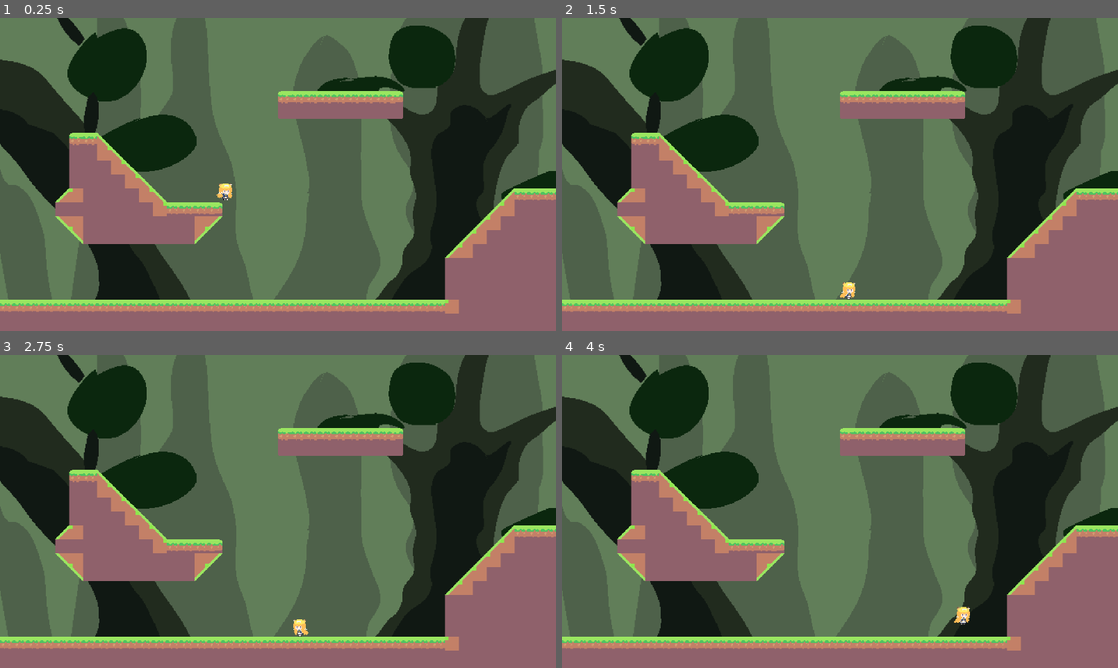
Above: before the commit, frames 1-4 (two rows, left to right).
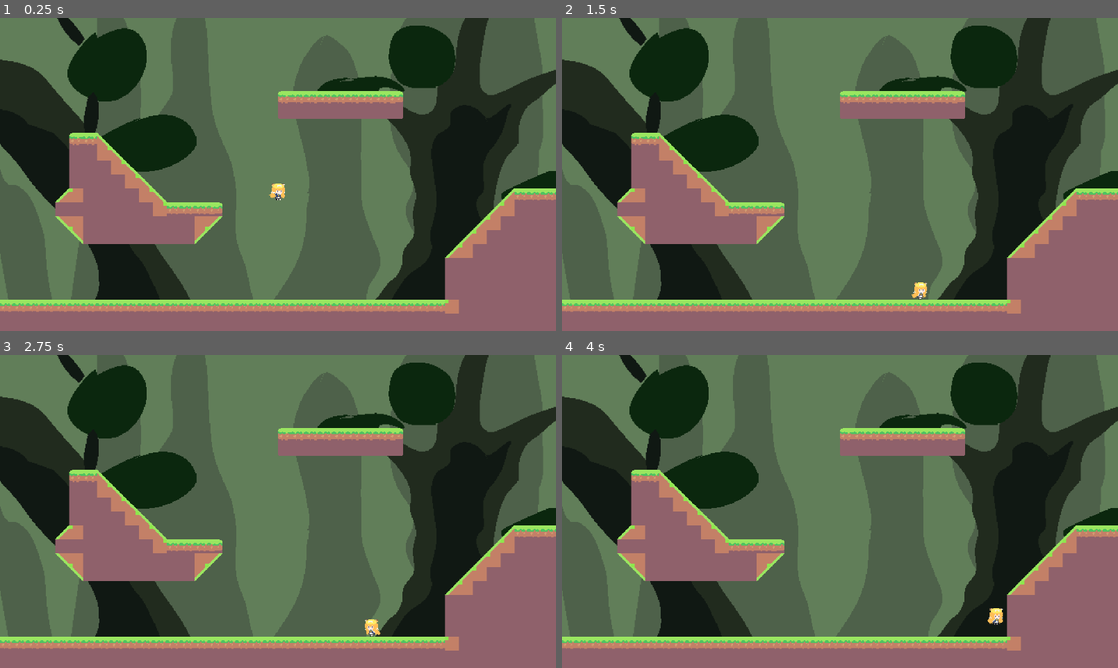
Above: after the commit, the same moments.

Repository: FluffyLuffie/JumpRegu
Game: Godot game, scene res://scenes/GameWorld.tscn
The game is run twice, just before and just after one commit, with the same random seed, the same clock (stepped at 60 frames per second) and the same inputs.
Inputs:
- Up to frame 1 (0.25 s): no input
- Up to frame 2 (1.5 s): hold D (right) from 0.53 s (still down); tap Space (jump) at 0.77 s
- Up to frame 3 (2.75 s): tap Space (jump) at 1.52 s; release D (right) at 2.03 s; hold A (left) from 2.03 s (still down)
- Up to frame 4 (4 s): release A (left) at 2.78 s; hold D (right) from 2.78 s (still down); tap Space (jump) at 3.02, 3.77 s

The runs differ from the first frame. In frame 1, 0.2% of the frame differs, in the area x 38-52%, y 52-59%; in frame 2, 0.2%; in frame 3, 0.2%; in frame 4, 0.2%, in the area x 70-80%, y 80-87%.

Commit message:
slippery slopes

Diff:
--- a/scenes/GameWorld.tscn
+++ b/scenes/GameWorld.tscn
@@ -34,7 +34,6 @@
 [node name="1_0" parent="ViewportContainer/Viewport" instance=ExtResource( 2 )]
 
 [node name="Regu" parent="ViewportContainer/Viewport" instance=ExtResource( 1 )]
-position = Vector2( -60.997, 0 )
 
 [node name="SettingsUI" type="Control" parent="."]
 pause_mode = 2
--- a/scripts/Regu.gd
+++ b/scripts/Regu.gd
@@ -19,7 +19,6 @@
 var velocity:Vector2 = Vector2()
 var jump_charging:bool = false
 var jump_charge:int = 0
-var sliding:bool = false
 
 var state = State.idle
 var animation_timer:float = 0.0
@@ -36,14 +35,14 @@
 func _physics_process(delta):
 	# warning-ignore:return_value_discarded
 	var next_velocity: Vector2 = move_and_slide(velocity, Vector2.UP)
+	var last_col: KinematicCollision2D = get_last_slide_collision()
 
 	if Input.is_action_just_pressed("jump"):
 		jump_charging = true
 
-	sliding = false
-	if is_on_floor():
+	if last_col:
 		#if on flat ground
-		if get_floor_normal().x == 0.0:
+		if last_col.normal.y == -1.0:
 			#if falling fast, splat
 			if state == State.fall or state == State.stun:
 				if falling_frames >= fall_splat_frames:
@@ -51,6 +50,7 @@
 					state = State.splat
 				else:
 					soundLand.play()
+			falling_frames = 0
 
 			velocity = Vector2()
 			if jump_charging and Input.is_action_pressed("jump"):
@@ -83,29 +83,30 @@
 				sprite.flip_h = false
 			elif velocity.x < 0.0:
 				sprite.flip_h = true
+		# if wall hit in air
+		elif last_col.normal.y == 0.0 and velocity.x != 0.0 and not is_on_floor():
+			soundBump.play()
+			state = State.stun
+			velocity.x = -velocity.x / 2.0
+			print(last_col.normal)
+		#if ceiling
+		elif is_on_ceiling() and velocity.y < 0.0:
+			soundBump.play()
+			velocity.y = -velocity.y / 2.0
 		#if on slope
-		else:
-			sliding = true
+		elif last_col.normal.y != 0.0:
 			state = State.stun
-			velocity.y = min(next_velocity.y + GameStates.gravity * delta / 2.0, terminal_velocity / 2.0)
+			falling_frames = 0
+
+			velocity.y = min(next_velocity.y + GameStates.gravity * delta / 3.0, terminal_velocity / 3.0)
 			#if slide right
 			if get_floor_normal().x > 0.0:
-				velocity.x = min(next_velocity.x + GameStates.gravity * delta / 2.0, terminal_velocity / 2.0)
+				velocity.x = min(next_velocity.x + GameStates.gravity * delta / 3.0, terminal_velocity / 3.0)
 			else:
-				velocity.x = max(next_velocity.x - GameStates.gravity * delta / 2.0, -terminal_velocity / 2.0)
-
-		falling_frames = 0
+				velocity.x = max(next_velocity.x - GameStates.gravity * delta / 3.0, -terminal_velocity / 3.0)
 
 	else:
 		jump_charge = 0
-
-		if is_on_wall() and velocity.x != 0.0:
-			soundBump.play()
-			state = State.stun
-			velocity.x = -velocity.x / 2.0
-		elif is_on_ceiling() and velocity.y < 0.0:
-			soundBump.play()
-			velocity.y = -velocity.y / 2.0
 
 		if state != State.stun:
 			if velocity.y < 0.0:
@@ -116,8 +117,7 @@
 		if velocity.y >= 0.0:
 			falling_frames += 1
 
-	if !sliding:
-		velocity.y += GameStates.gravity * delta
+	velocity.y += GameStates.gravity * delta
 	velocity.y = min(velocity.y, terminal_velocity)
 
 	# move to next level if valid
Binary file changed: sprites/regu.png
